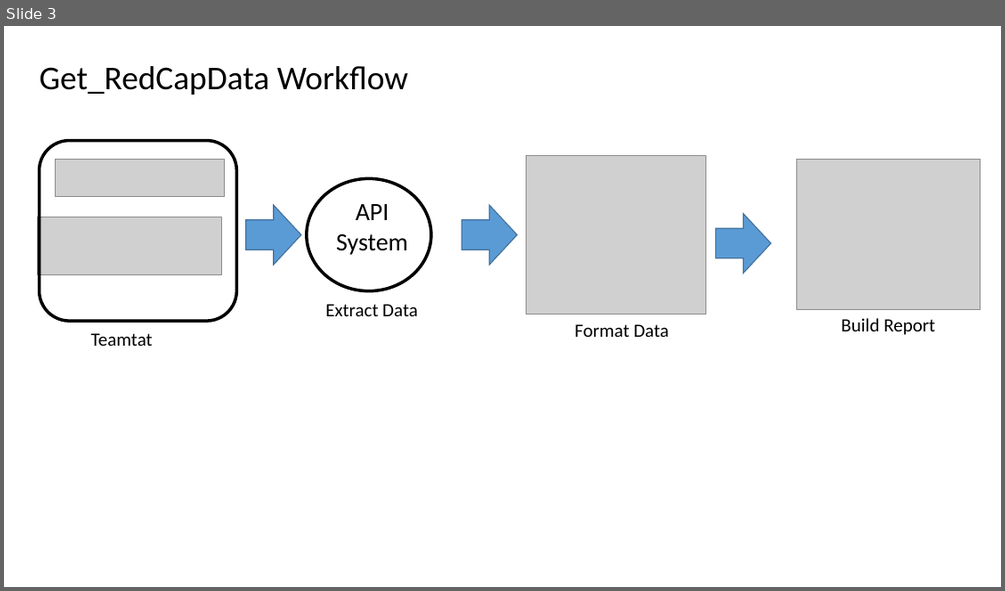
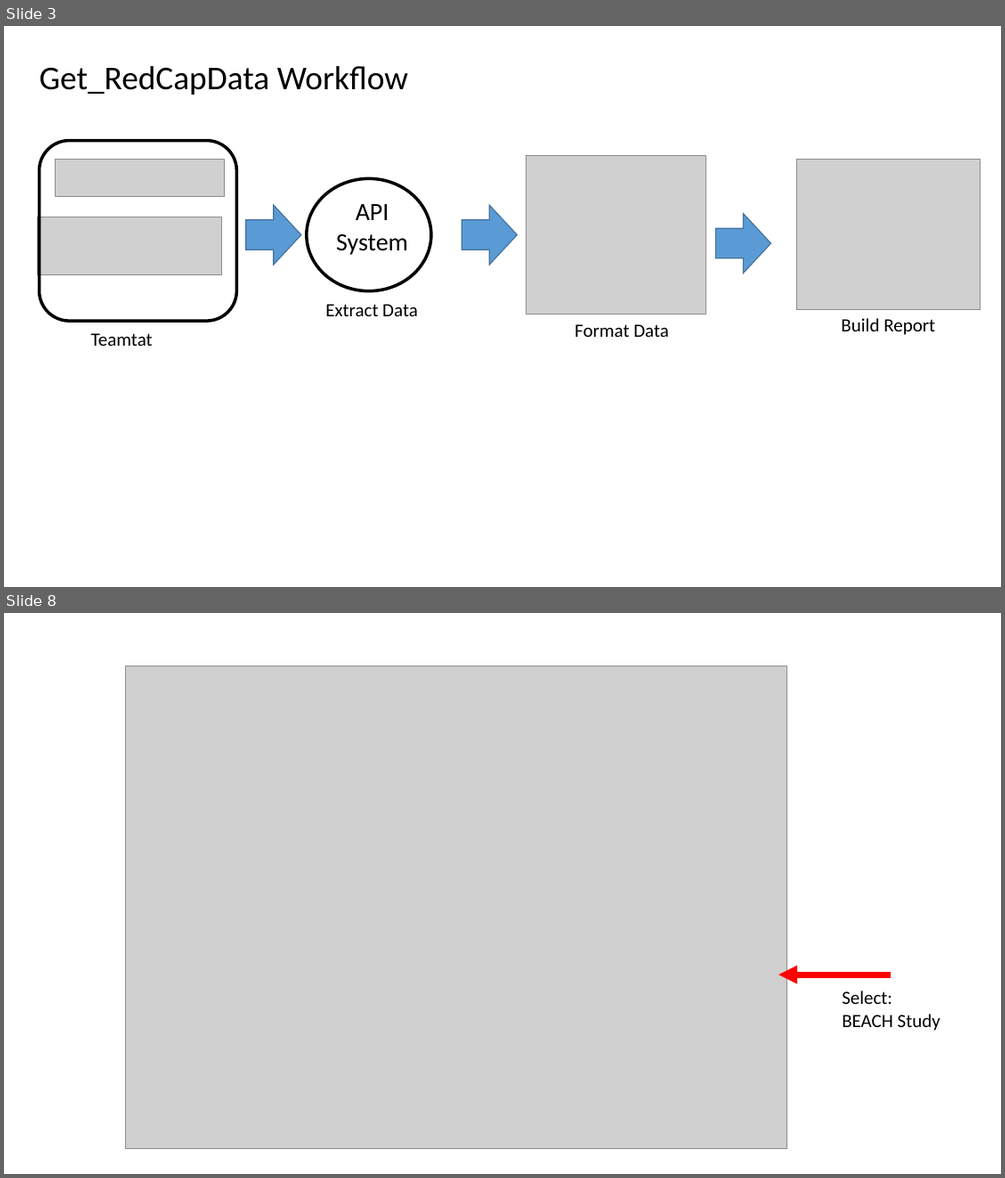
Before and after one commit to lemaslab/BEACH-reports, a slide deck: documents/presentation/workflows.pptx. Shown one above the other, each under a label of ours: slide 3 before the commit, slides 3 and 8 after it; the slides between them are not shown. The pictures are 1005x591 and 1005x1178 pixels, drawn with LibreOffice and Linux fonts; fonts in the diff are those of the drawing; grey boxes stand for pictures. Boxes give left, top, right and bottom in pixels: in the first picture for what was removed or moved away, otherwise in the second. Text is boxed around its words. In the diff, an @@ line names an element or a change of style, - is before the commit and + after.

Commit message:
added workflow draft: BEACH Analysis
I added some slides to help outline our BEACH analysis workflow using redcap. This includes the: get-format-build concept.

```diff
--- a/documents/presentation/workflows.pptx
+++ b/documents/presentation/workflows.pptx
@@ slide 8 added at (x1=4, y1=613, x2=1001, y2=1174), background #FFFFFF @@
@@ picture added at (x1=126, y1=666, x2=788, y2=1149) @@
@@ arrow added from (890, 975) to (778, 975), #FF0000 6 pt @@
@@ text added at (x1=841, y1=990, x2=940, y2=1030), 18 pt, text #000000 @@
+Select:
+BEACH Study
```
Also in this commit, not shown: 1 slide changed, 3 other slides added, 1 slide removed.
